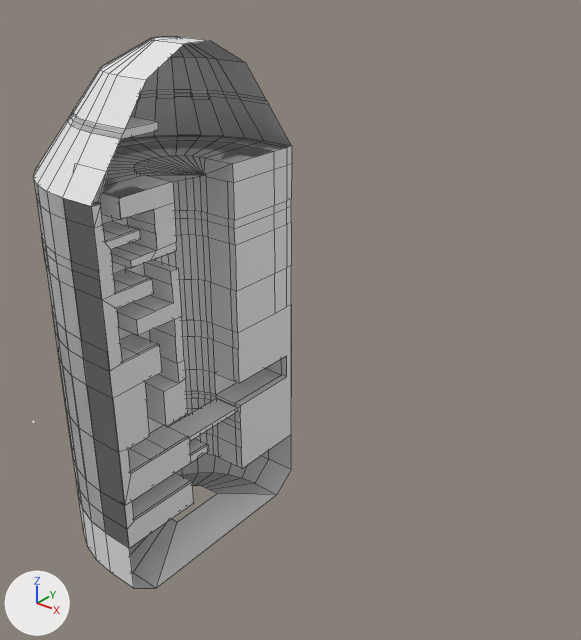
A saved change to the Blender file Spacial Awareness/Assets/Rocket/SpatialAwareness--TutorialRocket.blend.
Before and after are seen from a camera (50 mm lens) standing at (35.3, -33.0, 25.8) and looking at (-4.6, 16.8, -5.0). Every picture has the same lights, and +X, +Y and +Z are marked at lower left. Mesh edges are drawn as thin lines.

In view in the first picture: 'AirLock', 'RocketHull', 'RocketHull.002'.
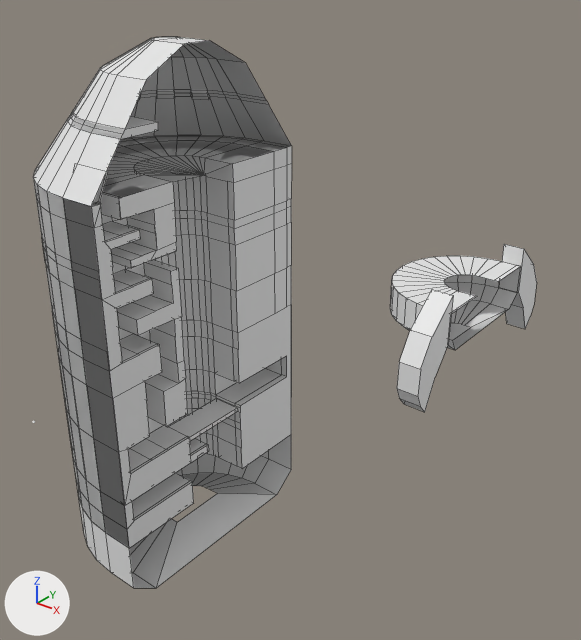
Where the change shows, as pixel boxes [x1, y1, x2, y2] in the pictures (581 x 640 px):
'RocketHull.001', added
    after: [390, 256, 521, 350]
'Fin', added
    after: [397, 289, 453, 412]
'Fin.001', added
    after: [502, 244, 537, 329]

What the commit changed:
Mesh me_plane_001 is new.
It has 16 vertices, 10 faces and spans x -4.31..7.32, y -1.43..4.17, z 0.0..2.43.
Mesh me_cylinder_002 is new.
It has 117 vertices, 75 faces, 2 loose edges and spans x -0.28..1.0, y -1.0..1.0, z -1.23..-0.74.
Object 'Fin.001' (ob_fin_001) is new; it shows me_plane_001.
Its location is (0.0, 54.4, -10.9).
Its rotation in degrees is (0, 90, 0).
Its scale is (1.0, -1.0, 1.0).
Object 'Fin' (ob_fin) is new; it shows a copy of me_plane_001.
Its location is (0.0, 29.5, -10.9).
Its rotation in degrees is (0, 90, 0).
Object 'RocketHull.001' (ob_rockethull_001) is new; it shows me_cylinder_002.
Its location is (0.0, 41.9, 0.9).
Its scale is (-8.26, -8.26, 13.0).
